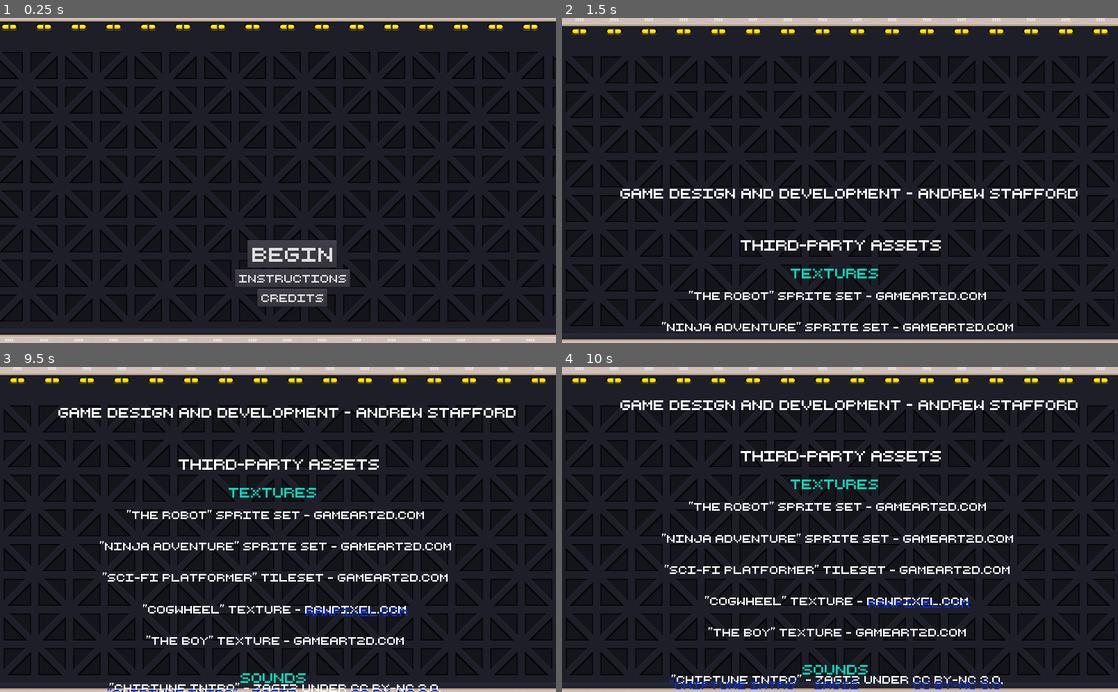
Above: before the commit, frames 1-4 (two rows, left to right).
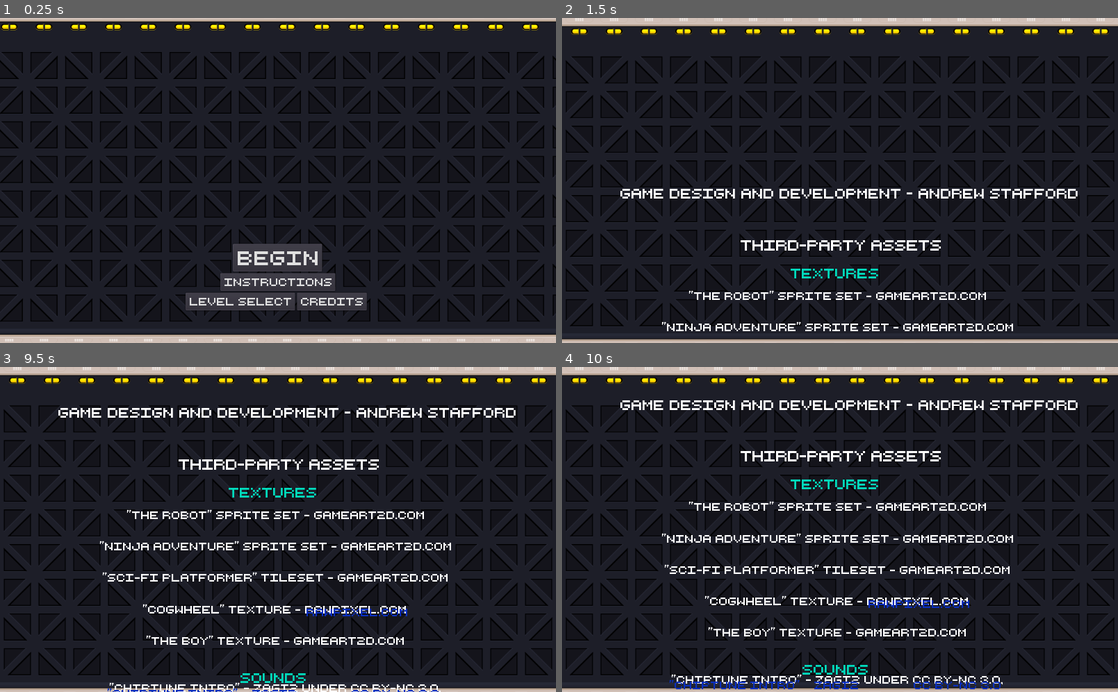
Above: after the commit, the same moments.

Repository: bsu-cs315/FP-LABS
Game: Godot game, scene res://src/TitleScreen.tscn
Same seed, same stepped clock (60 frames per second), same inputs: the game is played once before the commit and once after it.
Inputs:
- Up to frame 1 (0.25 s): no input
- Up to frame 2 (1.5 s): click "Credits" at 0.5 s; hold Right (move_right) from 1.28 s (still down); tap Space (melee) at 1.35 s
- Up to frame 3 (9.5 s): tap Up (jump) at 1.52, 2.27, 3.77, 4.52, 5.27, 6.77, 7.52, 8.27 s; tap Space (melee) every 0.75 s from 2.1 to 8.85 s; release Right (move_right) at 2.78 s; hold Left (move_left) 2.78-3.53 s; hold Right (move_right) 3.53-5.03 s; hold Left (move_left) 5.03-5.78 s; hold Right (move_right) 5.78-6.53 s; hold Left (move_left) 6.53-8.03 s; hold Right (move_right) from 8.03 s (still down)
- Up to frame 4 (10 s): keep holding Right (move_right); tap Space (melee) at 9.6 s; tap Up (jump) at 9.77 s

The runs differ from the first frame. In frame 1, 3.4% of the frame differs, in the area x 33-66%, y 68-90%; in frame 2, nothing differs; in frame 3, less than 0.1%; in frame 4, nothing differs.

Commit message:
Add level select to main menu

Diff:
--- a/project/src/Level-1.tscn
+++ b/project/src/Level-1.tscn
@@ -913,20 +913,16 @@
 1/shapes = [  ]
 1/z_index = 0
 
-[sub_resource type="DynamicFont" id=29]
+[sub_resource type="DynamicFont" id=30]
 size = 30
 font_data = ExtResource( 16 )
 
-[sub_resource type="DynamicFont" id=30]
+[sub_resource type="DynamicFont" id=31]
 size = 25
 font_data = ExtResource( 16 )
 
-[sub_resource type="DynamicFont" id=31]
+[sub_resource type="DynamicFont" id=32]
 size = 50
-font_data = ExtResource( 16 )
-
-[sub_resource type="DynamicFont" id=32]
-size = 20
 font_data = ExtResource( 16 )
 
 [sub_resource type="DynamicFont" id=33]
@@ -938,17 +934,21 @@
 font_data = ExtResource( 16 )
 
 [sub_resource type="DynamicFont" id=35]
+size = 20
+font_data = ExtResource( 16 )
+
+[sub_resource type="DynamicFont" id=36]
 size = 50
 font_data = ExtResource( 16 )
 
-[sub_resource type="DynamicFont" id=36]
+[sub_resource type="DynamicFont" id=37]
 size = 20
 font_data = ExtResource( 16 )
 
-[sub_resource type="StyleBoxFlat" id=37]
+[sub_resource type="StyleBoxFlat" id=38]
 bg_color = Color( 0.0941176, 0.0941176, 0.0941176, 1 )
 
-[sub_resource type="DynamicFont" id=38]
+[sub_resource type="DynamicFont" id=39]
 font_data = ExtResource( 16 )
 
 [node name="Level-1" type="Node2D"]
--- a/project/src/TitleScreen.gd
+++ b/project/src/TitleScreen.gd
@@ -5,8 +5,13 @@
 onready var background := $ParallaxBackground
 onready var background_layer := $ParallaxBackground/ParallaxLayer
 onready var instructions_popup := $InstructionsPopup
+onready var level_select_popup := $LevelSelectPopup
 
-var level_scene_path := "res://src/Level-1.tscn"
+
+var level1_scene_path := "res://src/Level-1.tscn"
+var level2_scene_path := "res://src/Level-2.tscn"
+var level3_scene_path := "res://src/Level-3.tscn"
+var level4_scene_path := "res://src/Level-4.tscn"
 var credits_scene_path := "res://src/CreditsScreen.tscn"
 
 
@@ -21,13 +26,46 @@
 		background_layer.position = Vector2.ZERO
 
 
+func change_to_level(selected_level):
+	if selected_level == 1:
+		var _ignored = get_tree().change_scene(level1_scene_path)
+	elif selected_level == 2:
+		var _ignored = get_tree().change_scene(level2_scene_path)
+	elif selected_level == 3:
+		var _ignored = get_tree().change_scene(level3_scene_path)
+	elif selected_level == 4:
+		var _ignored = get_tree().change_scene(level4_scene_path)
+	else:
+		var _ignored = get_tree().reload_current_scene()
+
+
 func _on_StartButton_pressed():
-	var _ignored = get_tree().change_scene(level_scene_path)
+	var _ignored = get_tree().change_scene(level1_scene_path)
 
 
 func _on_InstructionsButton_pressed():
 	instructions_popup.popup()
 
 
+func _on_LevelSelectButton_pressed():
+	level_select_popup.popup()
+
+
 func _on_CreditsButton_pressed():
 	var _ignored = get_tree().change_scene(credits_scene_path)
+
+
+func _on_Level1Button_pressed():
+	change_to_level(1)
+
+
+func _on_Level2Button_pressed():
+	change_to_level(2)
+
+
+func _on_Level3Button_pressed():
+	change_to_level(3)
+
+
+func _on_Level4Button_pressed():
+	change_to_level(4)
--- a/project/src/TitleScreen.tscn
+++ b/project/src/TitleScreen.tscn
@@ -79,6 +79,10 @@
 size = 20
 font_data = ExtResource( 7 )
 
+[sub_resource type="DynamicFont" id=8]
+size = 20
+font_data = ExtResource( 7 )
+
 [sub_resource type="DynamicFont" id=5]
 size = 20
 font_data = ExtResource( 7 )
@@ -87,6 +91,14 @@
 bg_color = Color( 0.0941176, 0.0941176, 0.0941176, 1 )
 
 [sub_resource type="DynamicFont" id=7]
+font_data = ExtResource( 7 )
+
+[sub_resource type="DynamicFont" id=9]
+size = 22
+font_data = ExtResource( 7 )
+
+[sub_resource type="DynamicFont" id=10]
+size = 15
 font_data = ExtResource( 7 )
 
 [node name="TitleScreen" type="Node2D"]
@@ -117,10 +129,10 @@
 }
 
 [node name="VBoxContainer" type="VBoxContainer" parent="."]
-margin_left = 432.871
-margin_top = 410.276
-margin_right = 590.871
-margin_bottom = 486.276
+margin_left = 343.102
+margin_top = 414.952
+margin_right = 681.102
+margin_bottom = 540.952
 size_flags_horizontal = 5
 alignment = 1
 __meta__ = {
@@ -128,8 +140,8 @@
 }
 
 [node name="StartButton" type="Button" parent="VBoxContainer"]
-margin_left = 27.0
-margin_right = 185.0
+margin_left = 90.0
+margin_right = 248.0
 margin_bottom = 52.0
 hint_tooltip = "Start the game!"
 size_flags_horizontal = 4
@@ -140,17 +152,30 @@
 }
 
 [node name="InstructionsButton" type="Button" parent="VBoxContainer"]
+margin_left = 63.0
 margin_top = 56.0
-margin_right = 212.0
+margin_right = 275.0
 margin_bottom = 89.0
+size_flags_horizontal = 4
 custom_fonts/font = SubResource( 4 )
 text = "Instructions"
 
-[node name="CreditsButton" type="Button" parent="VBoxContainer"]
-margin_left = 41.0
+[node name="HBoxContainer" type="HBoxContainer" parent="VBoxContainer"]
 margin_top = 93.0
-margin_right = 170.0
+margin_right = 338.0
 margin_bottom = 126.0
+
+[node name="LevelSelectButton" type="Button" parent="VBoxContainer/HBoxContainer"]
+margin_right = 205.0
+margin_bottom = 33.0
+size_flags_horizontal = 4
+custom_fonts/font = SubResource( 8 )
+text = "Level Select"
+
+[node name="CreditsButton" type="Button" parent="VBoxContainer/HBoxContainer"]
+margin_left = 209.0
+margin_right = 338.0
+margin_bottom = 33.0
 size_flags_horizontal = 4
 custom_fonts/font = SubResource( 5 )
 text = "Credits"
@@ -187,10 +212,91 @@
 "_edit_use_anchors_": false
 }
 
+[node name="LevelSelectPopup" type="Popup" parent="."]
+margin_left = 407.96
+margin_top = 311.408
+margin_right = 615.96
+margin_bottom = 467.408
+__meta__ = {
+"_edit_use_anchors_": false
+}
+
+[node name="LevelSelectBackground" type="ColorRect" parent="LevelSelectPopup"]
+margin_left = -5.0
+margin_top = 4.0
+margin_right = 211.0
+margin_bottom = 157.0
+color = Color( 0.0941176, 0.0941176, 0.0941176, 1 )
+__meta__ = {
+"_edit_use_anchors_": false
+}
+
+[node name="VBoxContainer" type="VBoxContainer" parent="LevelSelectPopup"]
+margin_right = 40.0
+margin_bottom = 40.0
+alignment = 1
+__meta__ = {
+"_edit_use_anchors_": false
+}
+
+[node name="LevelSelectLabel" type="Label" parent="LevelSelectPopup/VBoxContainer"]
+margin_right = 206.0
+margin_bottom = 29.0
+size_flags_horizontal = 4
+size_flags_vertical = 8
+custom_fonts/font = SubResource( 9 )
+text = "Level Select"
+align = 1
+
+[node name="Level1Button" type="Button" parent="LevelSelectPopup/VBoxContainer"]
+margin_top = 33.0
+margin_right = 206.0
+margin_bottom = 60.0
+custom_fonts/font = SubResource( 10 )
+text = "Level 1"
+__meta__ = {
+"_edit_use_anchors_": false
+}
+
+[node name="Level2Button" type="Button" parent="LevelSelectPopup/VBoxContainer"]
+margin_top = 64.0
+margin_right = 206.0
+margin_bottom = 91.0
+custom_fonts/font = SubResource( 10 )
+text = "Level 2"
+__meta__ = {
+"_edit_use_anchors_": false
+}
+
+[node name="Level3Button" type="Button" parent="LevelSelectPopup/VBoxContainer"]
+margin_top = 95.0
+margin_right = 206.0
+margin_bottom = 122.0
+custom_fonts/font = SubResource( 10 )
+text = "Level 3"
+__meta__ = {
+"_edit_use_anchors_": false
+}
+
+[node name="Level4Button" type="Button" parent="LevelSelectPopup/VBoxContainer"]
+margin_top = 126.0
+margin_right = 206.0
+margin_bottom = 153.0
+custom_fonts/font = SubResource( 10 )
+text = "Level 4"
+__meta__ = {
+"_edit_use_anchors_": false
+}
+
 [node name="IntroPlayer" type="AudioStreamPlayer" parent="."]
 stream = ExtResource( 8 )
 volume_db = -10.0
 autoplay = true
 [connection signal="pressed" from="VBoxContainer/StartButton" to="." method="_on_StartButton_pressed"]
 [connection signal="pressed" from="VBoxContainer/InstructionsButton" to="." method="_on_InstructionsButton_pressed"]
-[connection signal="pressed" from="VBoxContainer/CreditsButton" to="." method="_on_CreditsButton_pressed"]
+[connection signal="pressed" from="VBoxContainer/HBoxContainer/LevelSelectButton" to="." method="_on_LevelSelectButton_pressed"]
+[connection signal="pressed" from="VBoxContainer/HBoxContainer/CreditsButton" to="." method="_on_CreditsButton_pressed"]
+[connection signal="pressed" from="LevelSelectPopup/VBoxContainer/Level1Button" to="." method="_on_Level1Button_pressed"]
+[connection signal="pressed" from="LevelSelectPopup/VBoxContainer/Level2Button" to="." method="_on_Level2Button_pressed"]
+[connection signal="pressed" from="LevelSelectPopup/VBoxContainer/Level3Button" to="." method="_on_Level3Button_pressed"]
+[connection signal="pressed" from="LevelSelectPopup/VBoxContainer/Level4Button" to="." method="_on_Level4Button_pressed"]
Not shown: 16 places in project/src/Level-1.tscn that only renumber resources
Not shown: 1 places in project/src/TitleScreen.tscn that only renumber resources
